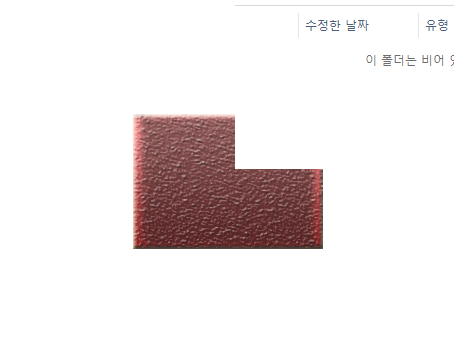
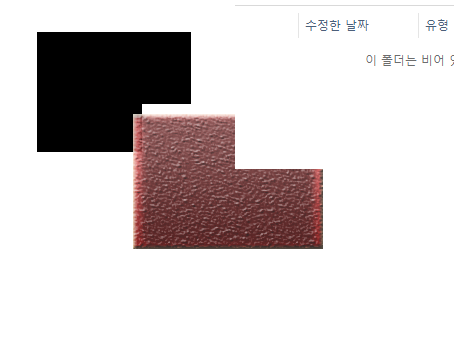
Layer changes from the first 454x340 image to the second:
renamed "테스트" to "layer3", showed it over <box>37,32,191,152</box>
